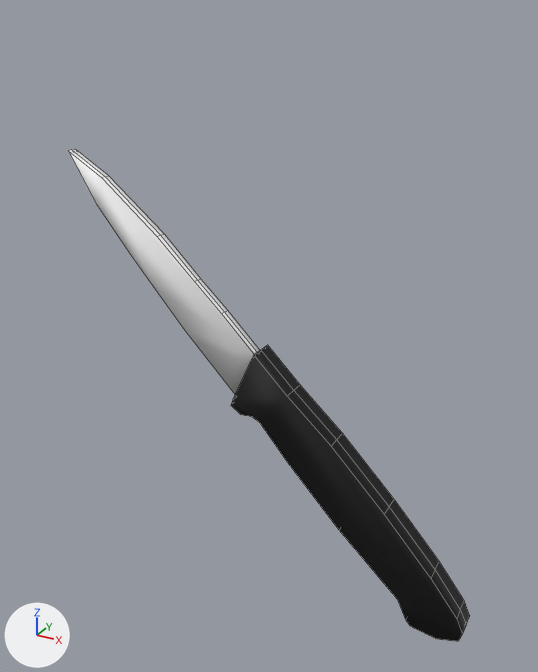
Two versions of the FBX model Assets/FBX/Knife.fbx, one commit apart.
Rendered twice from a 50 mm camera at (5.82, -10.58, 6.51) aimed at (-0.17, 0.32, 1.07). Every picture has the same lights, and +X, +Y and +Z are marked at lower left. Mesh edges are drawn as thin lines.
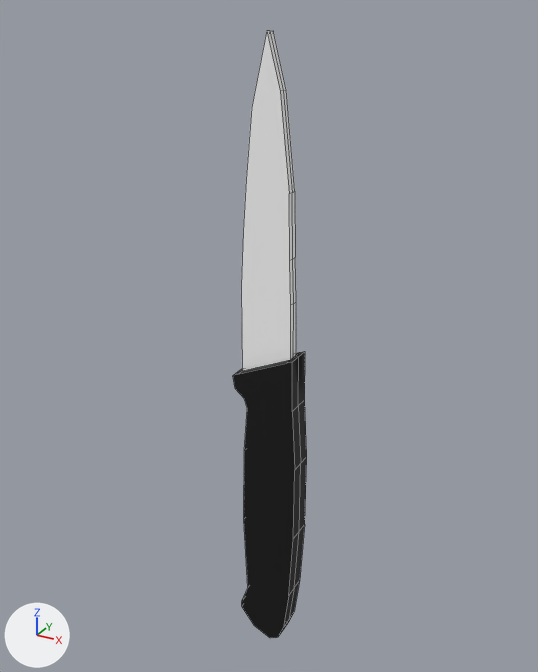
Where the change shows, as pixel boxes [x1, y1, x2, y2] in the pictures (538 x 672 px):
'Plane', moved, turned, rescaled: before [68, 149, 470, 642]; after [233, 30, 307, 638]

Edits to the bpy script that builds the scene:
```text
Change me_plane:
    where me_plane.from_pydata(...)  # 91 vertices, 67 faces; spans x -4.45..3.74, y -3.56..4.44, z -0.25..0.25
    used by ob_plane; location = (0.28, 0.0, -0.33); rotation_euler = (1.571, 0.0, 0.0), in degrees (90, 0, 0)
    me_plane part 1: edges marked sharp go from 0 to 122
Change ob_plane:
    ob_plane.location: (0.28, 0.0, -0.33) -> (0.0, 0.0, -0.33)
    ob_plane.rotation_euler: (1.571, 0.0, 0.0) -> (1.571, 0.75, 0.0)  # degrees (90, 0, 0) -> degrees (90, 43, 0)
    ob_plane.scale: (1.0, 1.0, 1.0) -> (1.0, 1.08, 1.0)
```
